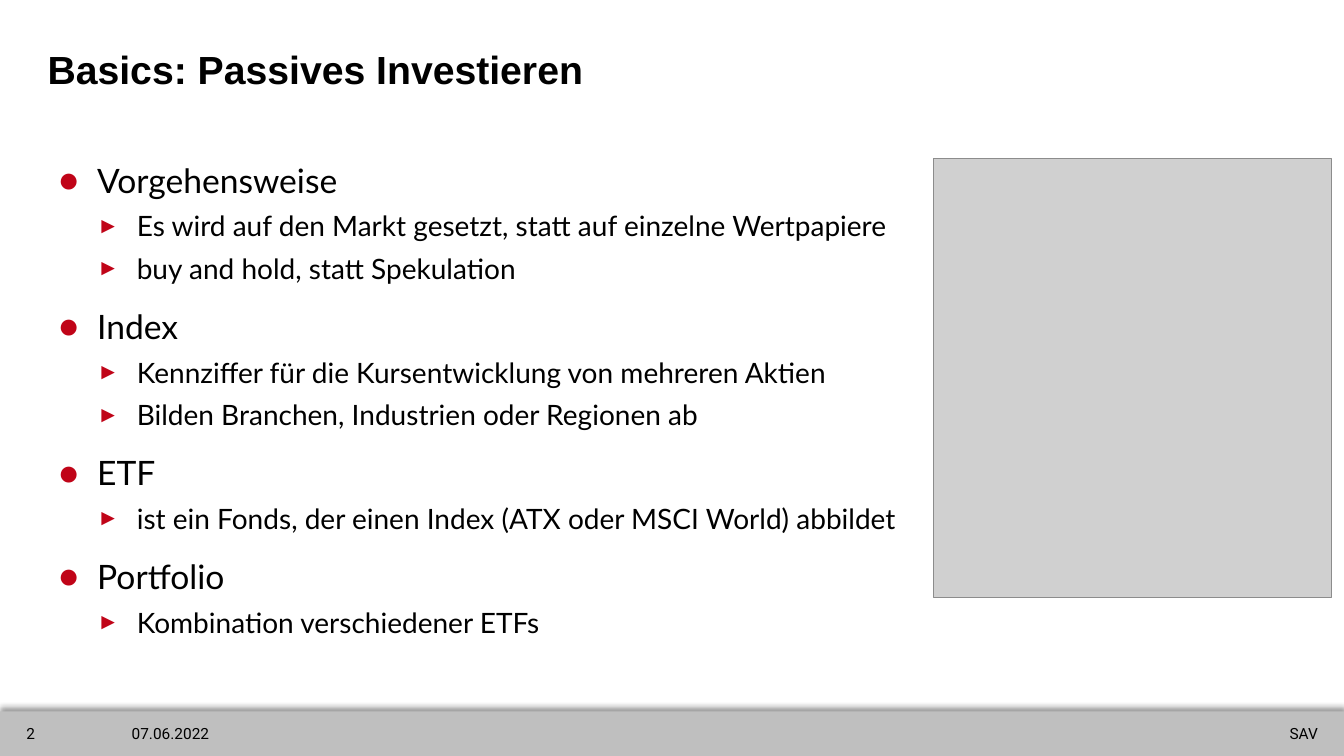
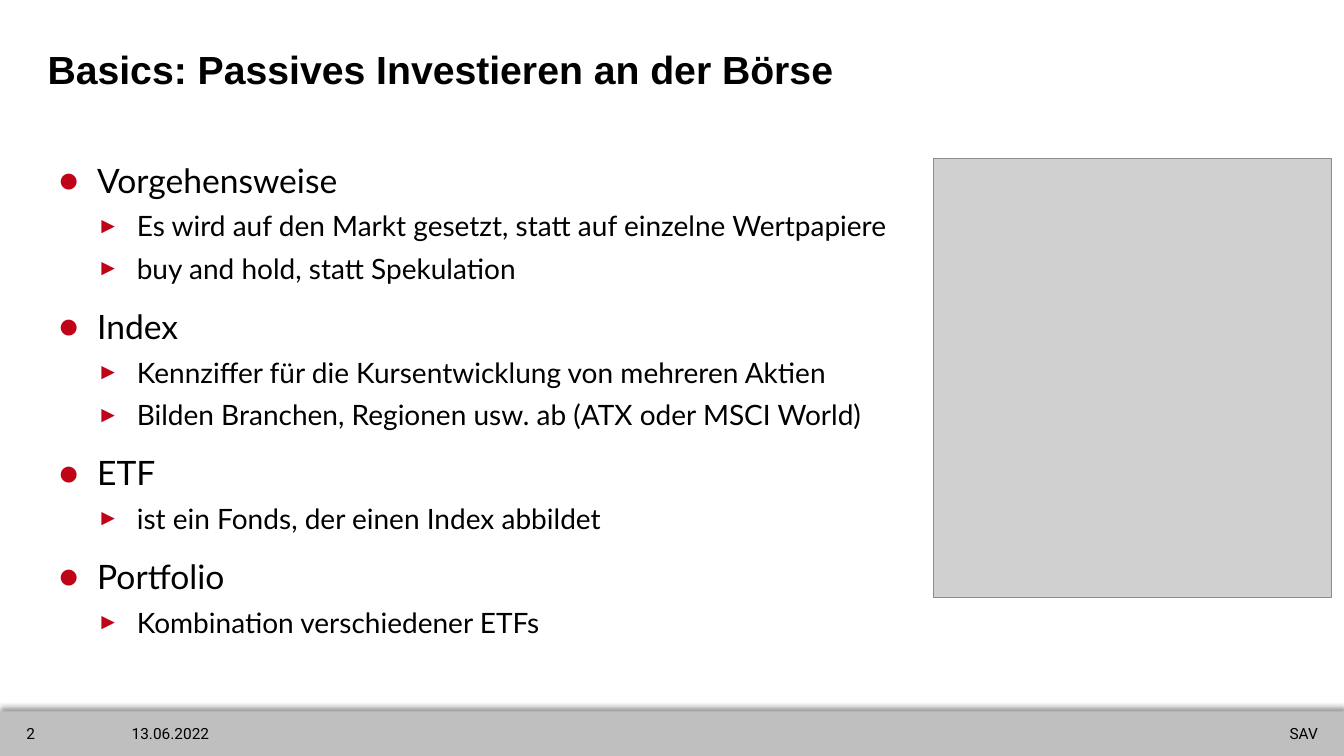
Before and after one commit to LeFunky-dev/SAV_Projekt, a slide deck: slide 2 of Portfolio_vergleich.pptx. Drawn at 1344x756 pixels with LibreOffice and Linux fonts; fonts in the diff are those of the drawing; grey boxes stand for pictures. Boxes give left, top, right and bottom in pixels: in the first picture for what was removed or moved away, otherwise in the second. Text is boxed around its words. In the diff, an @@ line names an element or a change of style, - is before the commit and + after.

Commit message:
updated pptx

```diff
--- a/Portfolio_vergleich.pptx
+++ b/Portfolio_vergleich.pptx
@@ title at box(48, 55, 833, 85): text changed @@
-Basics: Passives Investieren
+Basics: Passives Investieren an der Börse
@@ text at box(137, 403, 861, 430): text changed @@
-  ► Bilden Branchen, Industrien oder Regionen ab
+  ► Bilden Branchen, Regionen usw. ab (ATX oder MSCI World)
@@ text at box(137, 508, 601, 533): text changed @@
-  ► ist ein Fonds, der einen Index (ATX oder MSCI World) abbildet
+  ► ist ein Fonds, der einen Index abbildet
@@ text at box(132, 728, 209, 739): text changed @@
-07.06.2022
+13.06.2022
```
Also in this commit, not shown: 11 other slides changed.
